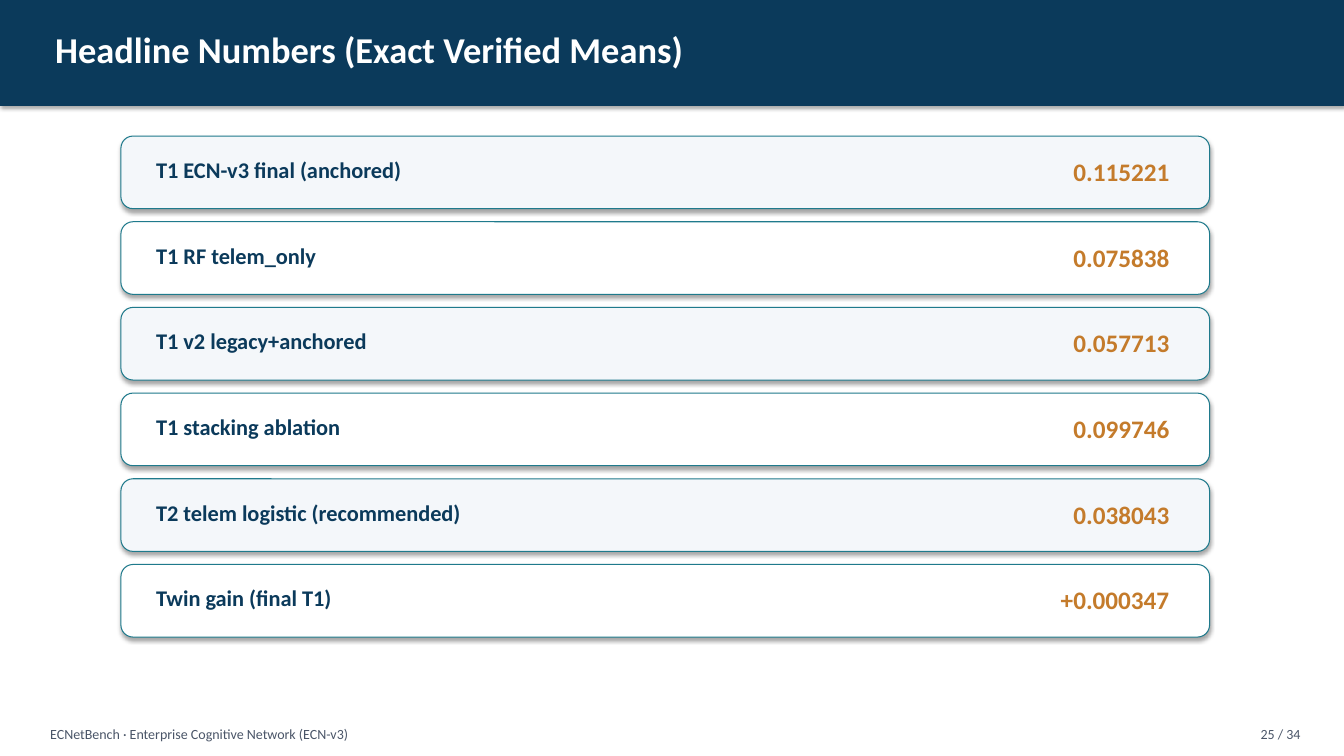
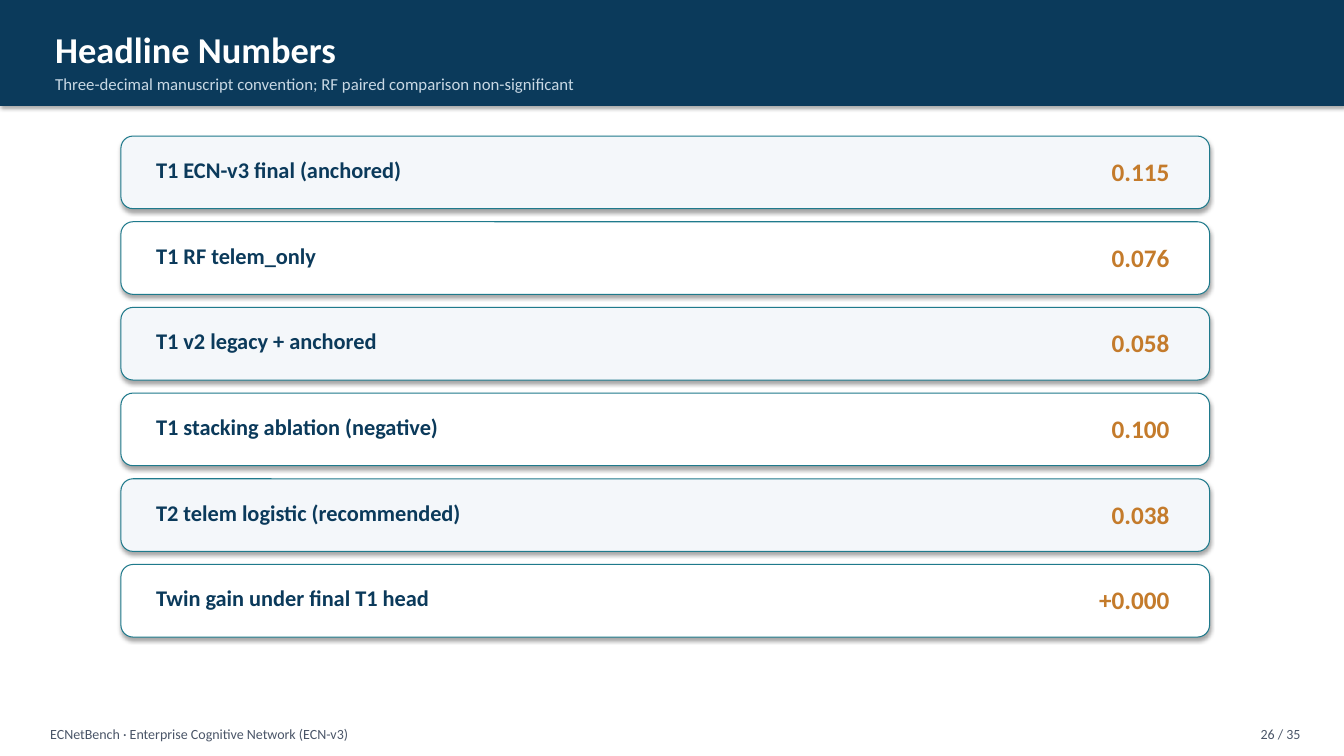
Before and after one commit to Audrey2023uh/Network-Multi-Agent, a slide deck: slide 26 of presentation/Network_Journal_Presentation.pptx (slide 25 before the commit). Drawn at 1344x756 pixels with LibreOffice and Linux fonts; fonts in the diff are those of the drawing. Boxes give left, top, right and bottom in pixels: in the first picture for what was removed or moved away, otherwise in the second. Text is boxed around its words. In the diff, an @@ line names an element or a change of style, - is before the commit and + after.

```diff
--- a/presentation/Network_Journal_Presentation.pptx
+++ b/presentation/Network_Journal_Presentation.pptx
@@ text at <box>55,37,336,64</box>: text changed @@
-Headline Numbers (Exact Verified Means)
+Headline Numbers
@@ text added at <box>55,78,574,93</box>, 12 pt, text #C8D8E4 @@
+Three-decimal manuscript convention; RF paired comparison non-significant
@@ text at <box>1112,164,1170,181</box>: text changed @@
-0.115221
+0.115
@@ text at <box>1112,249,1170,267</box>: text changed @@
-0.075838
+0.076
@@ text at <box>156,333,376,353</box>: spaces changed @@
-T1 v2 legacy+anchored
+T1 v2 legacy + anchored
@@ text at <box>1112,334,1170,352</box>: text changed @@
-0.057713
+0.058
@@ text at <box>156,418,438,439</box>: text changed @@
-T1 stacking ablation
+T1 stacking ablation (negative)
@@ text at <box>1112,421,1170,438</box>: text changed @@
-0.099746
+0.100
@@ text at <box>1112,506,1170,524</box>: text changed @@
-0.038043
+0.038
@@ text at <box>156,590,429,610</box>: text changed @@
-Twin gain (final T1)
+Twin gain under final T1 head
@@ text at <box>1099,592,1169,609</box>: text changed @@
-+0.000347
++0.000
@@ text at <box>1261,729,1300,739</box>: text changed @@
-25 / 34
+26 / 35
```
Also in this commit, not shown: 32 other slides changed, 1 slide added, 18 other files.
